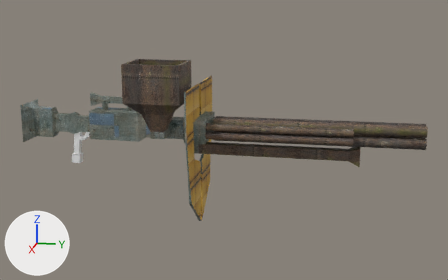
The FBX model Assets/Models/machine_gun.fbx: old version first, new version second.
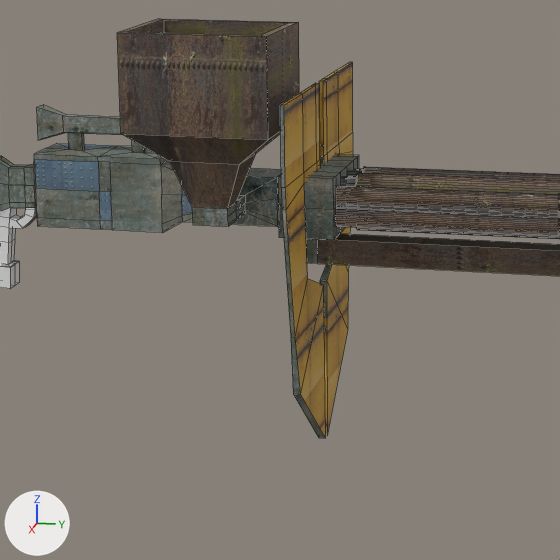
Old and new are each drawn whole from a 50 mm camera at (195.4, 91.1, 55.2) aimed at (-0.8, 51.9, 6.2) and again close up on the part from 17% to 65% of the width and 18% to 96% of the height. Every picture has the same lights, and +X, +Y and +Z are marked at lower left. The close-ups show mesh edges as thin lines. Where no turn or scale is listed for an object, it has been applied to the vertices. Vertices at the same position are counted once.
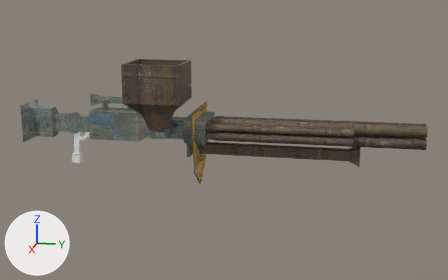
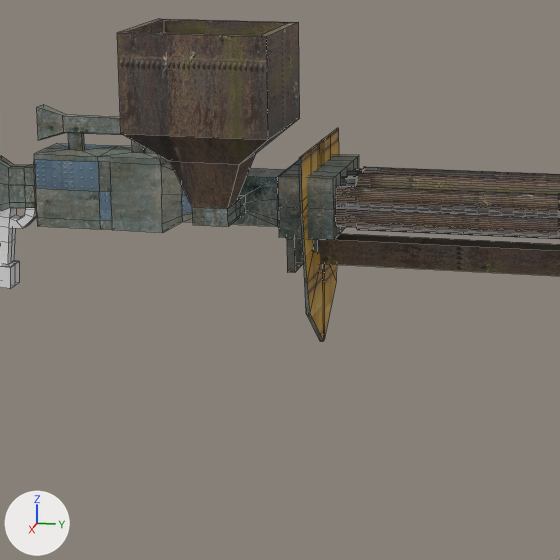
What differs and where, as boxes (x1, y1, x2, y2) in the close-ups (560 x 560 px; the box of a moved part takes in the faces that stretch with it):
'Cube', reshaped: before (0, 19, 560, 438); after (0, 19, 560, 341)
part 1 of me_mesh, moved or reshaped: before (280, 83, 325, 438); after (299, 143, 323, 341)
part 2 of me_mesh, moved or reshaped: before (319, 62, 353, 436); after (320, 128, 339, 340)

Patch to the scene script:
```diff
--- a/Assets/Models/machine_gun.fbx.py
+++ b/Assets/Models/machine_gun.fbx.py
@@ me_mesh @@
 me_mesh.from_pydata(...)  # 1233 vertices, 972 faces; spans x -18.3..18.3, y -16.8..115.6, z -22.4..32.6
 # used by ob_cube; location = (0.0, 0.0, 0.0)
+# me_mesh part 1: the loose piece of 36 vertices spanning x 0.5..18.3, y 43.4..44.3, z -22.4..24.9 is scaled about its middle by 0.556, then moved by (-4.2, 0.0, 2.8)
+# me_mesh part 2: the loose piece of 36 vertices spanning x -18.3..-0.5, y 43.4..44.3, z -22.4..24.9 is scaled about its middle by 0.556, then moved by (4.2, 0.0, 2.8)
 me_mesh.materials.append(mat_material)
```
